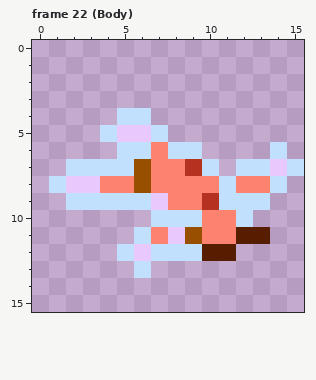
Pixel-art file -- art/characters/Man3.ase. Above: the version before the commit.
16x16 pixels, 22 frames. Shown: frame 22 (Body).
The result:
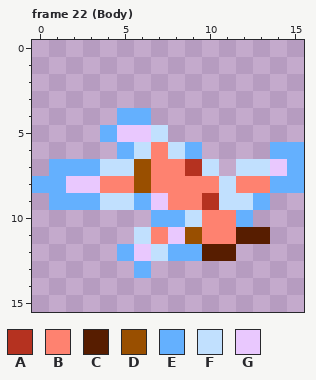
Palette (. is transparent): A #b53220  B #fe8270  C #571d00  D #994f00  E #64b0fe  F #c1e0fe  G #e9c8fe
Log entry: body frames
The exact change:
{"where": "frame 22 (Body), layer \"Layer 3\""}
{"frame":22,"y":4,"x":5,"old":"FF","new":"EE"}
{"frame":22,"y":5,"x":4,"old":"F","new":"E"}
{"frame":22,"y":6,"x":5,"old":"F","new":"E"}
{"frame":22,"y":6,"x":9,"old":"F","new":"E"}
{"frame":22,"y":6,"x":14,"old":"F.","new":"EE"}
{"frame":22,"y":7,"x":1,"old":".FF","new":"EEE"}
{"frame":22,"y":7,"x":15,"old":"F","new":"E"}
{"frame":22,"y":8,"x":0,"old":".F","new":"EE"}
{"frame":22,"y":8,"x":14,"old":"F.","new":"EE"}
{"frame":22,"y":9,"x":1,"old":".FF","new":"EEE"}
{"frame":22,"y":9,"x":6,"old":"F","new":"E"}
{"frame":22,"y":9,"x":13,"old":"F","new":"E"}
{"frame":22,"y":10,"x":7,"old":"FF","new":"EE"}
{"frame":22,"y":10,"x":12,"old":"F","new":"E"}
{"frame":22,"y":12,"x":5,"old":"F","new":"E"}
{"frame":22,"y":12,"x":8,"old":"FF","new":"EE"}
{"frame":22,"y":13,"x":6,"old":"F","new":"E"}
